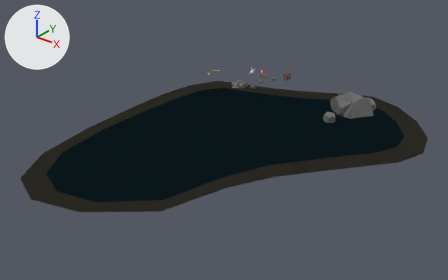
Renders of the glTF model public/models/shack.glb from each side of a commit.
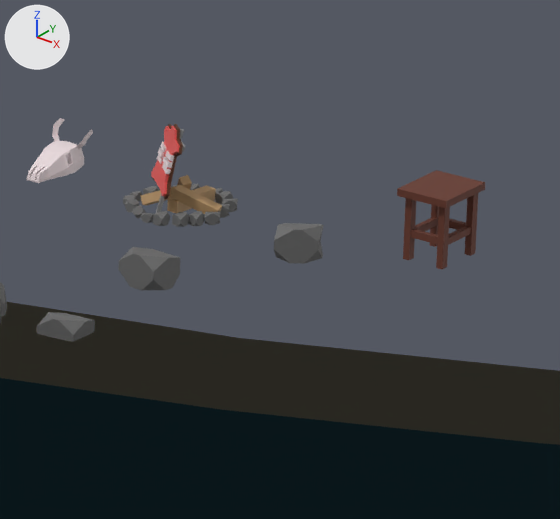
Each version is shown whole from a 50 mm lens placed at (60.1, -70.0, 36.5), pointed at (13.2, -11.3, 0.2), then close up on the part from 55% to 67% of the width and 20% to 37% of the height. The lights are fixed; the arrows at upper left show +X, +Y and +Z. The first two pictures are the older version. Where no turn or scale is listed for an object, it has been applied to the vertices. Vertices at exactly the same position are counted once.

The scene before the commit, as lines of its bpy script (objects in view):
```python
me_cube_002 = bpy.data.meshes.new('Cube.002')
me_cube_002.from_pydata(...)  # 8 vertices, 12 faces; spans x -0.406..0.406, y -0.172..0.172, z -0.212..0.212
me_cube_002.materials.append(mat_material_008)  # brown #b69366
me_cube_036 = bpy.data.meshes.new('Cube.036')
me_cube_036.from_pydata(...)  # 54 vertices, 96 faces; spans x -29.0..-11.8, y -18.4..4.8, z -3.5..0.7
me_cube_036.materials.append(mat_material_004)  # dark grey #696969
me_cube_040 = bpy.data.meshes.new('Cube.040')
me_cube_040.from_pydata(...)  # 72 vertices, 108 faces; spans x -0.456..0.44, y -0.937..0.139, z -0.409..0.74
me_cube_040.materials.append(mat_material_009)  # brown #663526
ob_cube_002 = bpy.data.objects.new('Cube.002', me_cube_002)
ob_cube_002.location = (2.81, 12.77, 0.17)
ob_cube_007 = bpy.data.objects.new('Cube.007', me_cube_036)
ob_cube_007.location = (2.02, 13.34, 0.18)
ob_cube_007.rotation_euler = (0.0, 0.0, 2.114)  # degrees (0, 0, 121)
ob_cube_007.scale = (0.132, 0.132, 0.132)
ob_cube_030 = bpy.data.objects.new('Cube.030', me_cube_040)
ob_cube_030.location = (6.95, 13.76, 0.46)
# also in view: 'Cube' at (-0.1, 13.1, 0.3); 'Plane' at (2.4, 12.6, 0.9); 'shore' at (15.3, -10.5, 0.0); 'Cube.008' at (12.9, 7.4, -0.3); 'Cube.011' at (2.5, 12.9, -0.1)
```
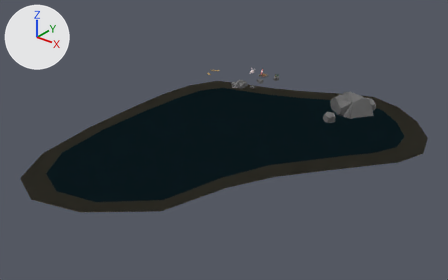
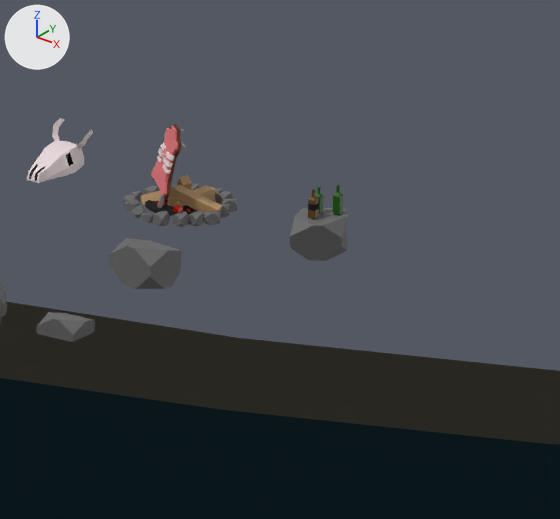
Commit message: Push updated shack.glb (195KB) with bottle nodes from Blender

The change, as a list of edits to the scene's bpy script:
```text
Add mat_material_018:
    mat_material_018 = principled_material('Material.018')
    mat_material_018.base_color = (0.8, 0.00824, 0.0)  # red #e71600
Add mat_material_016:
    mat_material_016 = principled_material('Material.016')
    mat_material_016.base_color = (0.0, 0.0, 0.0)  # black #000000
    mat_material_016.roughness = 1.0
Add mat_material_014:
    mat_material_014 = principled_material('Material.014')
    mat_material_014.base_color = (0.011, 0.0956, 0.0)  # dark green #1b5700
Add mat_material_015:
    mat_material_015 = principled_material('Material.015')
    mat_material_015.base_color = (0.0993, 0.044, 0.0)  # brown #593b00
Change me_cube_036:
    used by ob_cube_007; location = (2.02, 13.34, 0.18); rotation_euler = (0.0, 0.0, 2.114), in degrees (0, 0, 121); scale = (0.132, 0.132, 0.132)
    remove me_cube_036.from_pydata(...)  # 54 vertices, 96 faces; spans x -29.0..-11.8, y -18.4..4.8, z -3.5..0.7
    add me_cube_036.from_pydata(...)  # 54 vertices, 96 faces; spans x -29.0..-11.5, y -18.4..4.8, z -4.0..0.7
    me_cube_036 part 1: the loose piece of 18 vertices spanning x -17.0..-11.8, y -18.4..-12.7, z -3.5..0.7 is multiplied about its middle by the matrix ((0.975, 0.019, -0.222), (-0.021, 1.0, -0.004), (0.222, 0.009, 0.975))
Add me_cube_041:
    me_cube_041.from_pydata(...)  # 18 vertices, 32 faces; spans x -0.071..0.063, y -0.084..0.073, z -0.057..0.057
    me_cube_041.materials.append(mat_material_018)  # red #e71600
Add me_circle:
    me_circle.from_pydata(...)  # 64 vertices, 124 faces; spans x -0.519..0.519, y -0.519..0.519, z 0.0..0.027
    me_circle.materials.append(mat_material_016)  # black #000000
Add me_cube_039:
    me_cube_039.from_pydata(...)  # 48 vertices, 92 faces; spans x -0.07..0.07, y -0.067..0.067, z -0.147..0.302
    me_cube_039.materials.append(mat_material_014)  # dark green #1b5700
Add me_cube_038:
    me_cube_038.from_pydata(...)  # 48 vertices, 92 faces; spans x -0.064..0.064, y -0.06..0.06, z -0.134..0.274
    me_cube_038.materials.append(mat_material_014)  # dark green #1b5700
Add me_cube:
    me_cube.from_pydata(...)  # 64 vertices, 124 faces; spans x -0.07..0.07, y -0.066..0.066, z -0.146..0.299
    # faces by material slot: [108, 16]
    me_cube.materials.append(mat_material_015)  # brown #593b00
    me_cube.materials.append(mat_material_016)  # black #000000
Remove ob_cube_030:
    ob_cube_030 = bpy.data.objects.new('Cube.030', me_cube_040)
    ob_cube_030.location = (6.95, 13.76, 0.46)
Change ob_cube_007:
    ob_cube_007.location: (2.02, 13.34, 0.18) -> (2.02, 13.34, 0.5)
    ob_cube_007.scale: (0.132, 0.132, 0.132) -> (0.153, 0.153, 0.153)
Add ob_cube_009:
    ob_cube_009 = bpy.data.objects.new('Cube.009', me_cube_041)
    ob_cube_009.location = (2.64, 12.51, 0.09)
Add ob_circle:
    ob_circle = bpy.data.objects.new('Circle', me_circle)
    ob_circle.location = (2.44, 12.79, 0.03)
Add ob_botella3:
    ob_botella3 = bpy.data.objects.new('BOTELLA3', me_cube_039)
    ob_botella3.location = (5.39, 12.86, 0.69)
Add ob_botella2:
    ob_botella2 = bpy.data.objects.new('BOTELLA2', me_cube_038)
    ob_botella2.location = (5.13, 12.71, 0.68)
Add ob_botella1:
    ob_botella1 = bpy.data.objects.new('BOTELLA1', me_cube)
    ob_botella1.location = (5.19, 12.48, 0.69)
```

Boxes (x1, y1, x2, y2) around the edits, measured in the close-ups (560 x 519 px; the box of a moved part takes in the faces that stretch with it):
'Cube.007', reshaped, moved, rescaled (16% wider, 21% taller)
    before: (118, 223, 324, 290)
    after: (109, 208, 348, 289)
'Cube.030', deleted (brown)
    before: (397, 170, 485, 269)
'Circle', added
    after: (145, 200, 197, 216)
'BOTELLA1', added
    after: (308, 189, 319, 219)
    faces in mat_material_015 (brown #593b00): (308, 189, 319, 219)
'BOTELLA3', added
    after: (333, 185, 343, 215)
'BOTELLA2', added
    after: (316, 186, 324, 213)
'Cube.009', added
    after: (173, 205, 183, 213)
part 1 of me_cube_036, moved or reshaped
    before: (274, 223, 324, 264)
    after: (290, 208, 348, 261)
